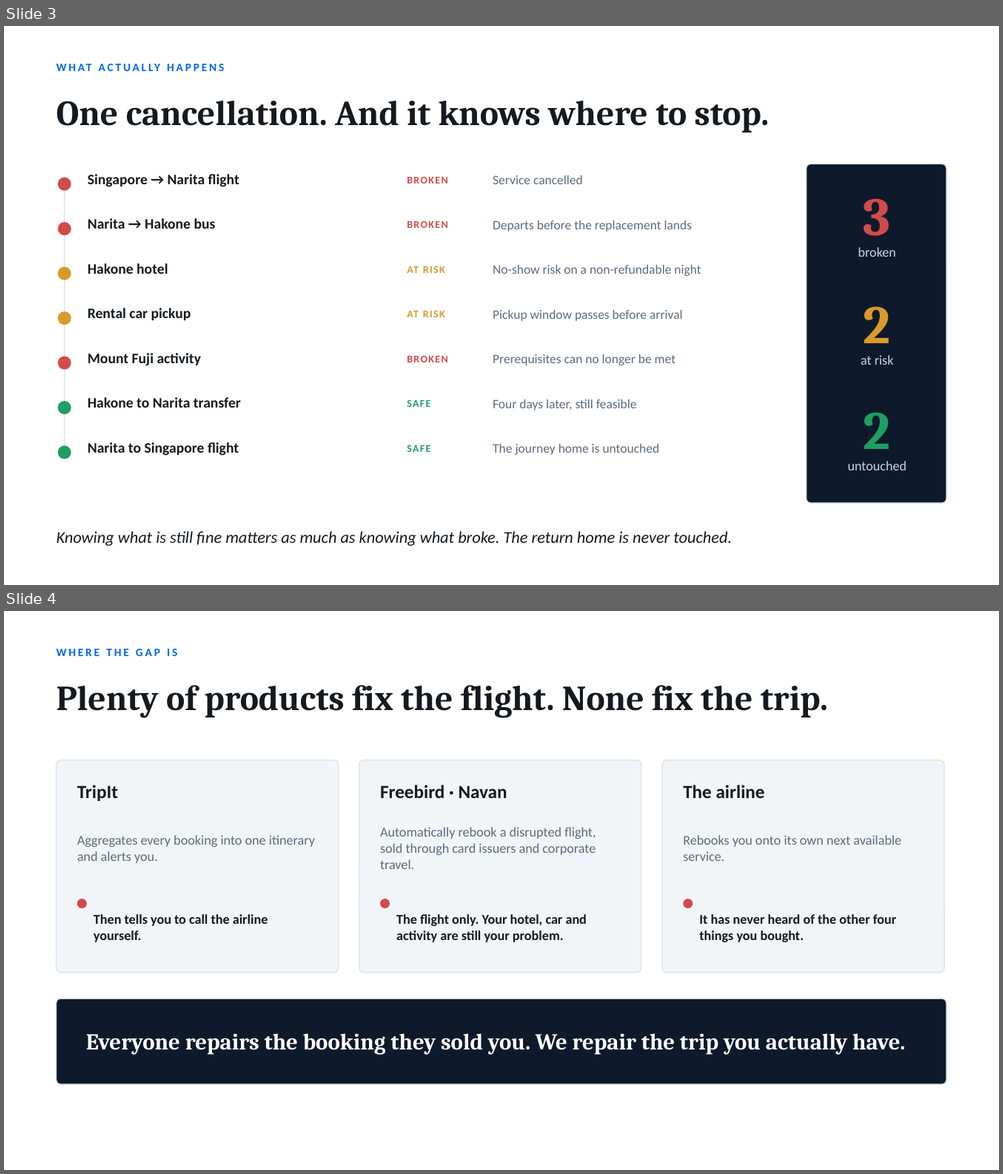
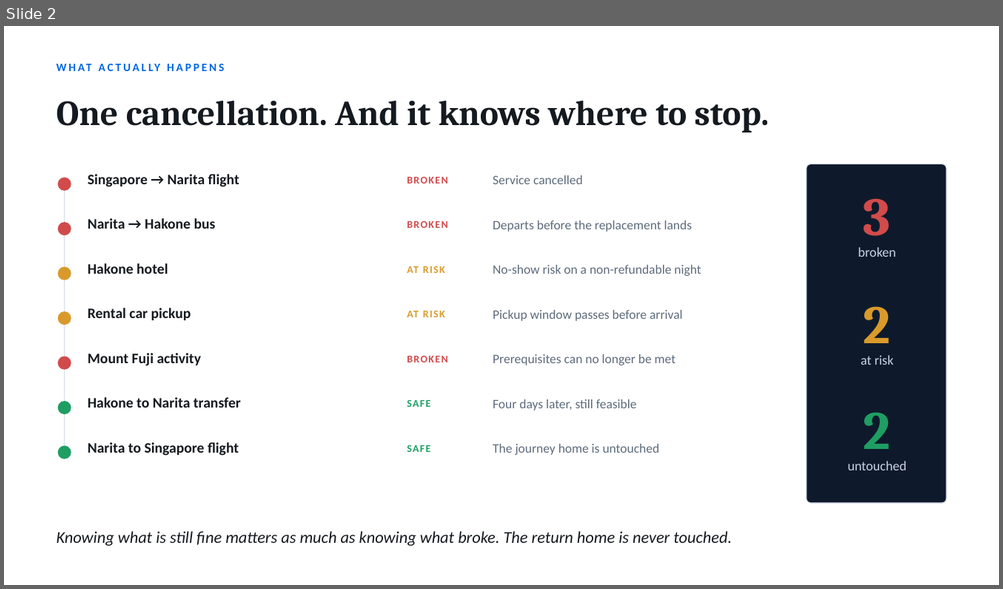
Before and after one commit to javerinetan/TripRescue, a slide deck: docs/TripRescue-pitch.pptx. Shown one above the other, each under a label of ours: slides 3 and 4 before the commit, slide 2 after it. The pictures are 1003x1174 and 1003x589 pixels, drawn with LibreOffice and Linux fonts; fonts in the diff are those of the drawing. Boxes give left, top, right and bottom in pixels: in the first picture for what was removed or moved away, otherwise in the second. Text is boxed around its words. In the diff, an @@ line names an element or a change of style, - is before the commit and + after.

```diff
--- a/docs/TripRescue-pitch.pptx
+++ b/docs/TripRescue-pitch.pptx
@@ slide 4 removed at [4, 611, 999, 1170], background #FFFFFF @@
@@ text removed at [57, 649, 177, 656] @@
-WHERE THE GAP IS
@@ text removed at [57, 685, 828, 718] @@
-Plenty of products fix the flight. None fix the trip.
@@ rounded rectangle removed at [57, 760, 338, 973] @@
@@ rounded rectangle removed at [359, 760, 641, 973] @@
@@ rounded rectangle removed at [662, 760, 944, 973] @@
@@ text removed at [77, 785, 118, 801] @@
-TripIt
@@ text removed at [380, 785, 507, 798] @@
-Freebird · Navan
@@ text removed at [683, 785, 765, 798] @@
-The airline
@@ text removed at [380, 827, 595, 869] @@
-Automatically rebook a disrupted flight, sold through card issuers and corporate travel.
@@ text removed at [77, 835, 315, 863] @@
-Aggregates every booking into one itinerary and alerts you.
@@ text removed at [683, 835, 901, 861] @@
-Rebooks you onto its own next available service.
@@ ellipse removed at [77, 899, 87, 908] @@
@@ ellipse removed at [380, 899, 390, 908] @@
@@ ellipse removed at [683, 899, 693, 908] @@
@@ text removed at [94, 914, 268, 943] @@
-Then tells you to call the airline yourself.
@@ text removed at [396, 914, 586, 943] @@
-The flight only. Your hotel, car and activity are still your problem.
@@ text removed at [699, 914, 896, 943] @@
-It has never heard of the other four things you bought.
@@ rounded rectangle removed at [57, 999, 946, 1085] @@
@@ text removed at [86, 1034, 905, 1055] @@
-Everyone repairs the booking they sold you. We repair the trip you actually have.
@@ what was slide 3 is now slide 2 @@
```
Also in this commit, not shown: 1 slide changed, 5 other slides removed, 6 other files.
